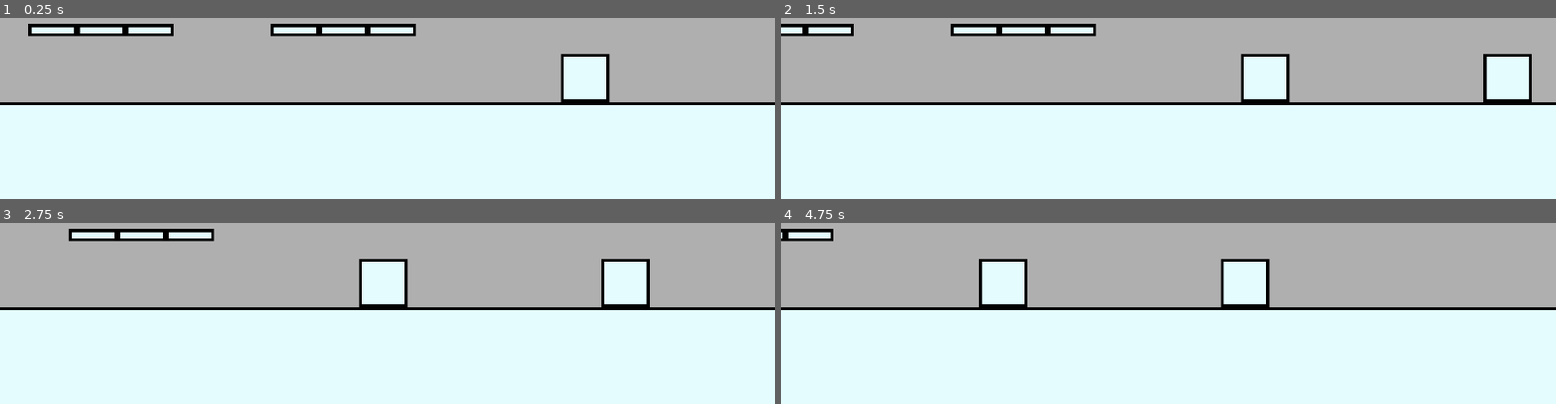
Above: before the commit, frames 1-4 (two rows, left to right).
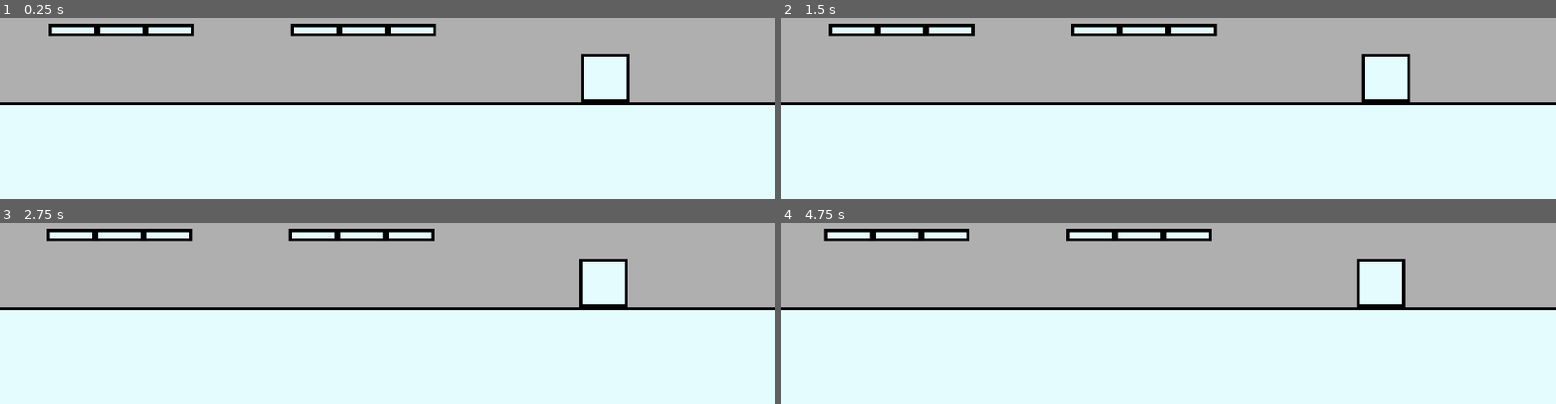
Above: after the commit, the same moments.

Repository: julianjriley/Through-The-Window
Game: Godot game, scene res://Scenes/Hailey_ProcGen_2.tscn
Two runs of this game, one before a commit and one after it. Both use one fixed random seed, a clock stepped at 60 frames per second and the inputs below. The project has no main scene, so this scene is started directly.
Inputs:
- Up to frame 1 (0.25 s): no input
- Up to frame 2 (1.5 s): no input
- Up to frame 3 (2.75 s): no input
- Up to frame 4 (4.75 s): no input

The runs differ from the first frame. In frame 1, 2.6% of the frame differs, in the area x 3-82%, y 3-47%; in frame 2, 8.4%, in the area x 0-97%, y 3-47%; in frame 3, 5.3%; in frame 4, 8.0%.

Commit message:
Update ProcGen.gd

Diff:
--- a/Scripts/ProcGen.gd
+++ b/Scripts/ProcGen.gd
@@ -5,15 +5,18 @@
 @export var moduleSize: int = 360
 @export var moduleHolder: Node2D
 @export var scrollSpeed: float = 1;
+
 var moduleHolders: Array[Node2D]
 var leftCoord = 0
 var rightCoord = 0
 var rng
+var timer = 5
 
 # Called when the node enters the scene tree for the first time.
 func _ready() -> void:
+	print(log(0.2*timer)+scrollSpeed)
+	scrollSpeed = log(0.2*timer)+scrollSpeed
 	rng = RandomNumberGenerator.new()
-	var randInt;
 
 	# start with 4 new modules
 	for i in range(4):
@@ -25,6 +28,8 @@
 
 # Called every frame. 'delta' is the elapsed time since the previous frame.
 func _process(delta: float) -> void:
+	timer += 0.001
+	scrollSpeed = log(0.2*timer)
 	moveGround();
 
 	# once the left side is out of screen delete the module
